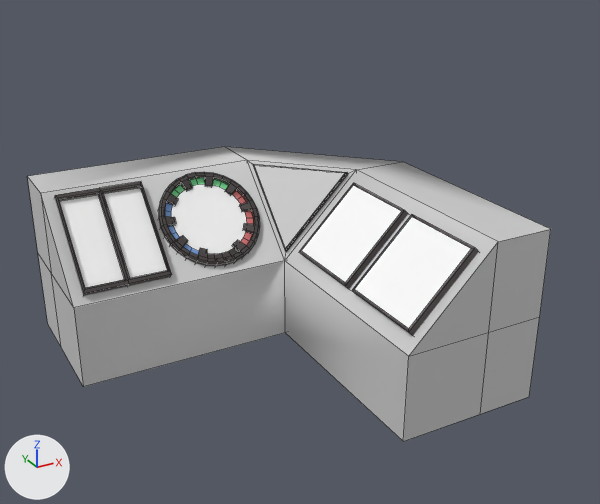
One commit to the FBX model UnstableTowers/Assets/Models/controlPanel.fbx: the scene before it, then after it.
Camera for both pictures: a 50 mm lens placed at (-1.7, -3.4, 2.27), pointed at (0.09, -0.13, 0.64). Every picture has the same lights, and +X, +Y and +Z are marked at lower left. Mesh edges are drawn as thin lines. Where no turn or scale is listed for an object, it has been applied to the vertices.

Before the edit, the objects in view are built like this:
```python
ob_cube = bpy.data.objects.new('Cube', me_cube_001)
ob_cube.location = (0.404, -0.128, 0.661)
ob_cube.rotation_euler = (0.0, 0.785, 0.0)  # degrees (0, 45, 0)
ob_cube.scale = (0.0343, 0.231, 0.231)
ob_cube_001 = bpy.data.objects.new('Cube.001', me_cube_003)
ob_cube_001.location = (0.404, -0.646, 0.661)
ob_cube_001.rotation_euler = (0.0, 0.785, 0.0)  # degrees (0, 45, 0)
ob_cube_001.scale = (0.0343, 0.231, 0.231)
ob_cube_002 = bpy.data.objects.new('Cube.002', me_cube_004)
ob_cube_002.location = (-0.669, 0.431, 0.655)
ob_plane_001 = bpy.data.objects.new('Plane.001', me_plane_001)
ob_plane_001.location = (0.18, -0.931, 0.003)
# also in view: 'Cylinder' at (-0.15, 0.46, 0.63)
```
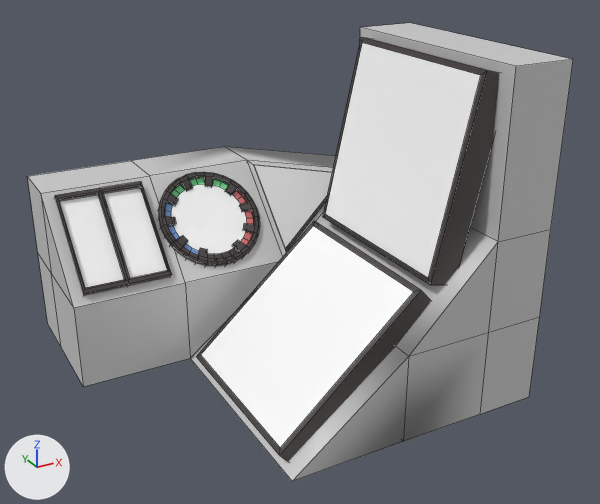
What changed in the scene script:
```text
Change me_plane_001:
    used by ob_plane_001; location = (0.18, -0.931, 0.003)
    remove me_plane_001.from_pydata(...)  # 39 vertices, 43 faces; spans x -1.13..0.75, y 0.0..1.87, z 0.0..0.88
    add me_plane_001.from_pydata(...)  # 48 vertices, 56 faces; spans x -1.13..0.75, y 0.0..1.87, z 0.0..1.62
    me_plane_001 part 1
    3 vertices are removed from x 0.01..0.39, y 1.14..1.52, z 0.49..0.87
    14 faces are deleted
    4 vertices are added at (0.75, 0.0, 1.62), (0.44, 0.0, 1.62), (0.75, 1.13, 1.62), (0.44, 1.13, 1.62)
    8 new vertices lie (-0.56, 0.0, 0.0) away from vertices in x 0.0, y 0.0..1.87, z 0.0..0.88
    22 new faces join them, mat_material_001 (light grey #cdcdcd)
    5 new faces join them, mat_material_002 (dark grey #453e3e)
Change ob_cube_001:
    ob_cube_001.location: (0.404, -0.646, 0.661) -> (0.514, -0.378, 1.136)
    ob_cube_001.rotation_euler: (0.0, 0.785, 0.0) -> (0.0, 0.225, 0.0)  # degrees (0, 45, 0) -> degrees (0, 13, 0)
    ob_cube_001.scale: (0.0343, 0.231, 0.231) -> (0.0686, 0.462, 0.462)
Change ob_cube:
    ob_cube.location: (0.404, -0.128, 0.661) -> (-0.002, -0.374, 0.33)
    ob_cube.rotation_euler: (0.0, 0.785, 0.0) -> (0.0, 0.845, 0.0)  # degrees (0, 45, 0) -> degrees (0, 48, 0)
    ob_cube.scale: (0.0343, 0.231, 0.231) -> (0.0686, 0.462, 0.462)
```

Location of each change, (x1, y1, x2, y2) in pixels of the pictures (600 x 504 px):
'Plane.001', reshaped (56% taller): before (27, 147, 551, 441); after (27, 23, 573, 481)
'Cube.001', moved, turned, rescaled: before (352, 214, 479, 335); after (323, 37, 500, 285)
'Cube', moved, turned, rescaled: before (299, 183, 408, 289); after (196, 221, 431, 461)
part 1 of me_plane_001, built on: before (28, 147, 550, 387); after (28, 23, 573, 481)
